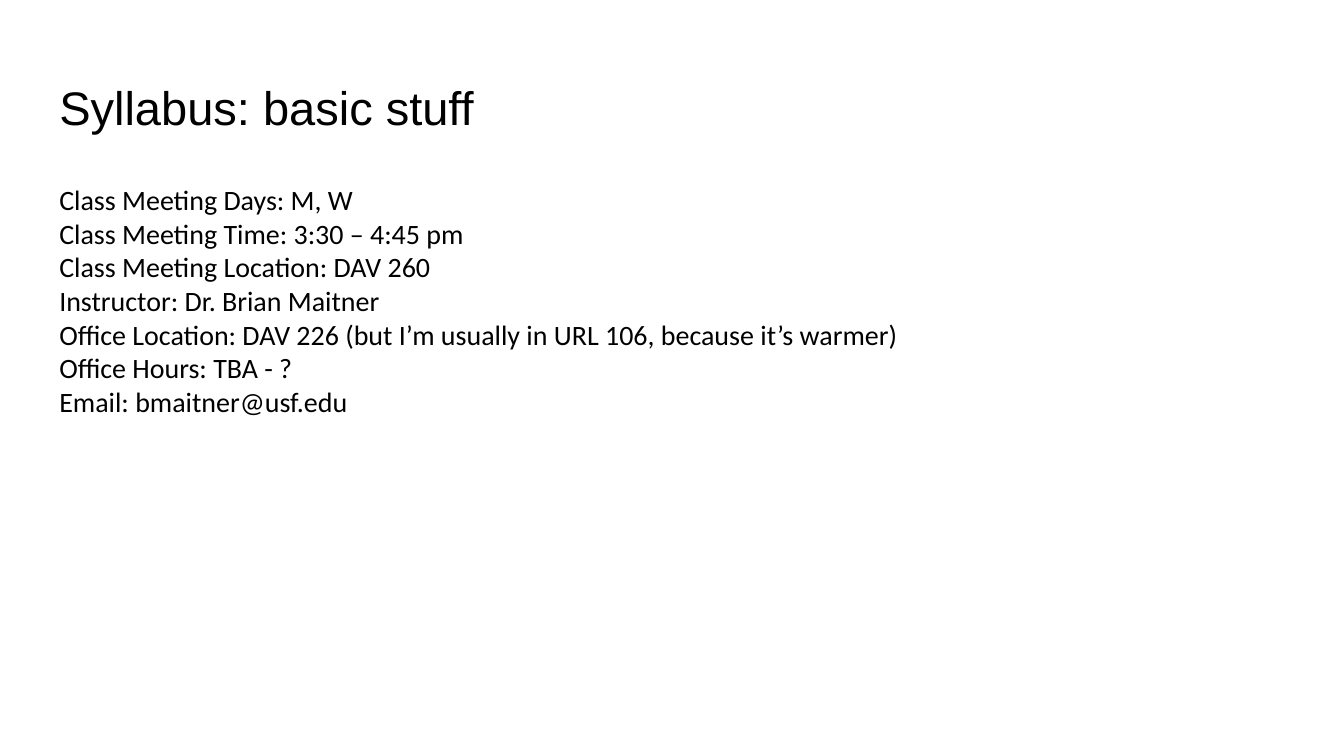
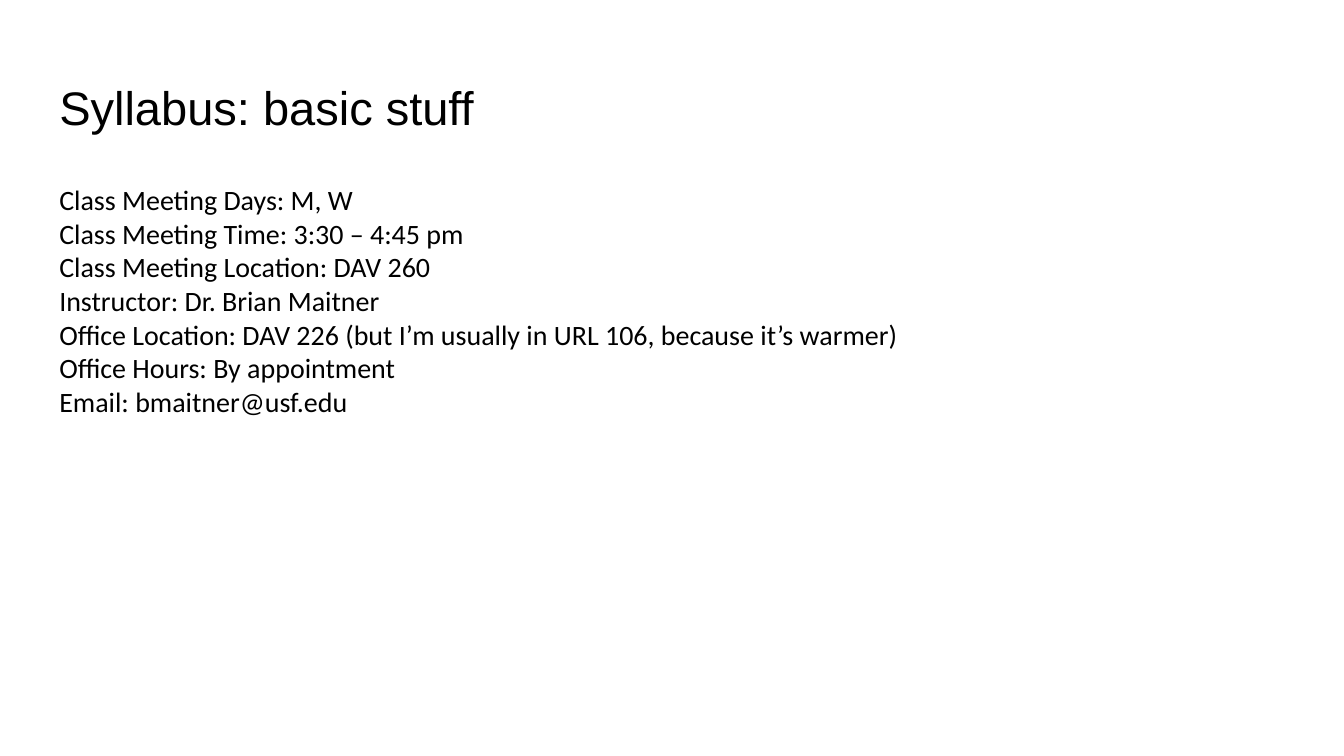
Before and after one commit to bmaitner/Community_ecology_course, a slide deck: slide 3 of lectures/Lecture_01_Intro_to_community_ecology.pptx. Drawn at 1344x756 pixels with LibreOffice and Linux fonts; fonts in the diff are those of the drawing. Boxes give left, top, right and bottom in pixels: in the first picture for what was removed or moved away, otherwise in the second. Text is boxed around its words. In the diff, an @@ line names an element or a change of style, - is before the commit and + after.

```diff
--- a/lectures/Lecture_01_Intro_to_community_ecology.pptx
+++ b/lectures/Lecture_01_Intro_to_community_ecology.pptx
@@ text at <box>59,358,395,383</box>: text changed @@
-Office Hours: TBA - ?
+Office Hours: By appointment
```
Also in this commit, not shown: 4 other slides changed, 1 slide added, 1 other file.
